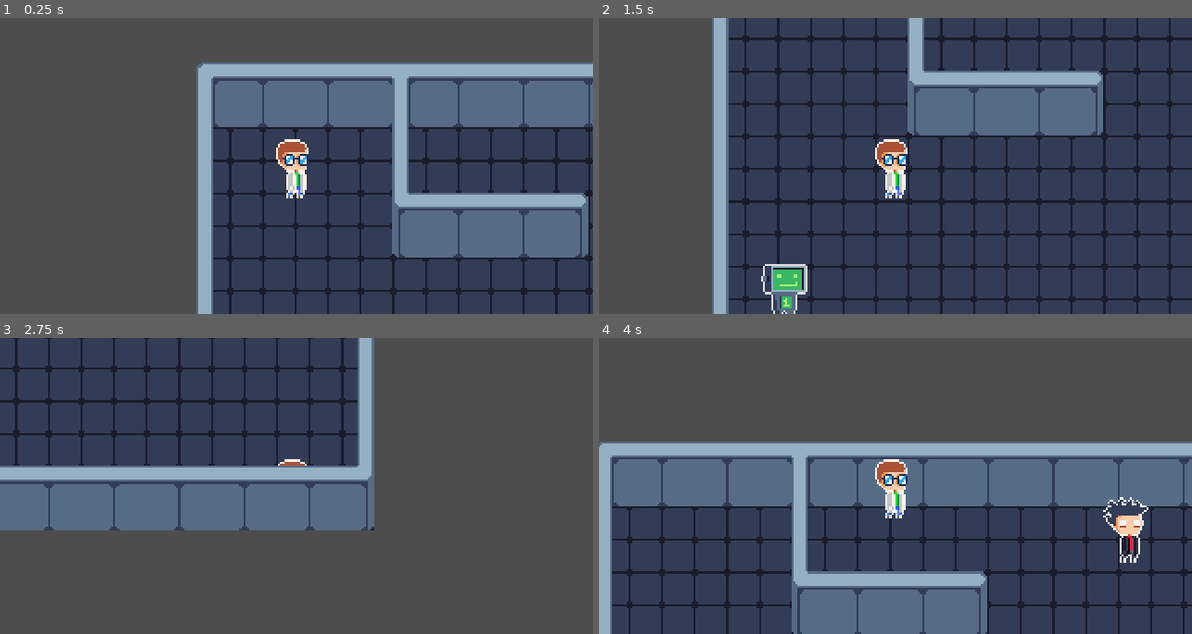
Above: before the commit, frames 1-4 (two rows, left to right).
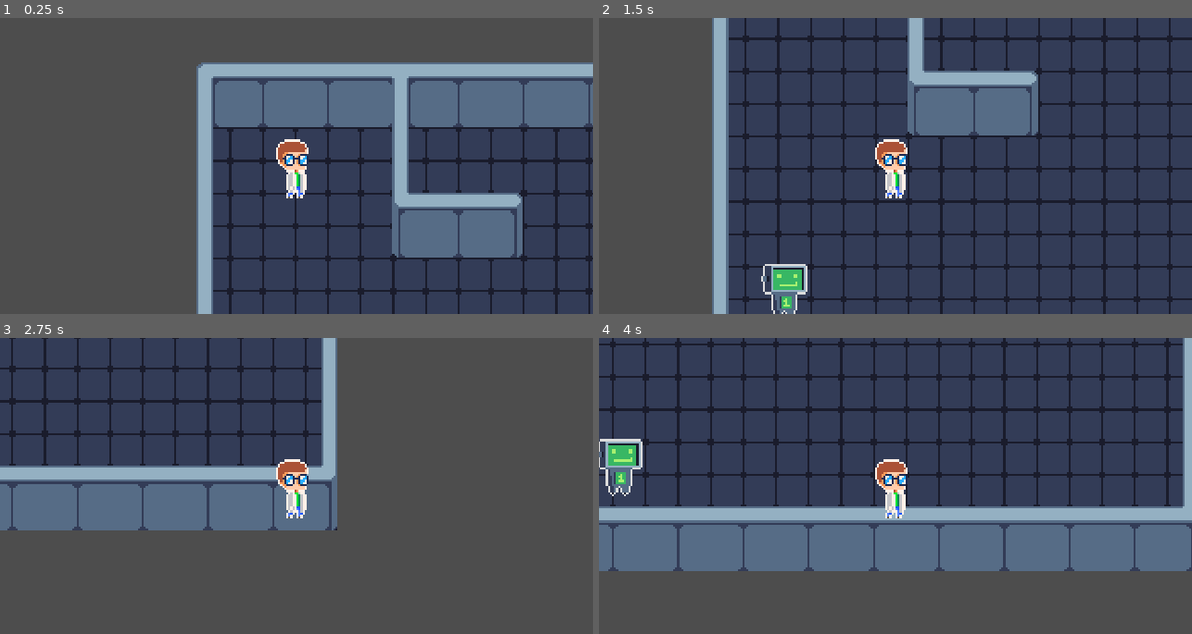
Above: after the commit, the same moments.

Repository: Matheuspimentell/Math-Hero
Game: Godot game, scene res://levels/001_test_level/test_level.tscn
The game is run twice, just before and just after one commit, with the same random seed, the same clock (stepped at 60 frames per second) and the same inputs. The project has no main scene, so this scene is started directly.
Inputs:
- Up to frame 1 (0.25 s): no input
- Up to frame 2 (1.5 s): tap Enter at 0.5 s; hold D (move_right) 0.53-1.28 s; tap Space at 1.25 s; hold S (move_down) from 1.28 s (still down)
- Up to frame 3 (2.75 s): release S (move_down) at 2.03 s; hold D (move_right) from 2.03 s (still down)
- Up to frame 4 (4 s): release D (move_right) at 2.78 s; hold W (move_up) 2.78-3.53 s; hold A (move_left) from 3.53 s (still down)

The runs differ from the first frame. In frame 1, 2.4% of the frame differs, in the area x 86-100%, y 59-81%; in frame 2, 2.4%; in frame 3, 10%; in frame 4, 96%, in the area x 0-100%, y 0-100%.

Commit message:
Trying to use Y sort enabled in godot 4 to fix layer sorting in game

Diff:
--- a/levels/001_test_level/test_level.tscn
+++ b/levels/001_test_level/test_level.tscn
@@ -6,18 +6,22 @@
 [ext_resource type="PackedScene" uid="uid://ct042rnl8vek3" path="res://objects/npcs/hostile/hostile_scientist.tscn" id="4_ptche"]
 
 [node name="Level" type="Node2D"]
-z_index = 2
+z_index = 1
+y_sort_enabled = true
 
 [node name="map" parent="." instance=ExtResource("2_kjnoj")]
 
 [node name="player" parent="." instance=ExtResource("2_1qiun")]
-z_index = 2
+z_index = 1
+y_sort_enabled = true
 position = Vector2(49, 51)
 
 [node name="npc" parent="." instance=ExtResource("3_xixy1")]
 z_index = 2
+y_sort_enabled = true
 position = Vector2(36, 171)
 
 [node name="enemy" parent="." instance=ExtResource("4_ptche")]
 z_index = 2
+y_sort_enabled = true
 position = Vector2(262, 161)
--- a/media/art/TileSet/Test TileSet/tile_map.tres
+++ b/media/art/TileSet/Test TileSet/tile_map.tres
@@ -8,39 +8,39 @@
 4:0/0 = 0
 4:0/0/physics_layer_0/linear_velocity = Vector2(0, 0)
 4:0/0/physics_layer_0/angular_velocity = 0.0
-4:0/0/physics_layer_0/polygon_0/points = PackedVector2Array(-7.42462, 16, 16, 16, 16, 8.17511, -8.37353, 8.17511, -8.37353, -16, -16, -16, -16, 16)
+4:0/0/physics_layer_0/polygon_0/points = PackedVector2Array(16, 16, 16, 9.14806, -16, 9.14806, -16, 16)
 5:0/0 = 0
 5:0/0/physics_layer_0/linear_velocity = Vector2(0, 0)
 5:0/0/physics_layer_0/angular_velocity = 0.0
-5:0/0/physics_layer_0/polygon_0/points = PackedVector2Array(-16, 8.39999, 16, 8.39999, 16, 16, -16, 16)
+5:0/0/physics_layer_0/polygon_0/points = PackedVector2Array(-16, 9.39999, 16, 9.32341, 16, 16, -16, 16)
 6:0/0 = 0
 6:0/0/physics_layer_0/linear_velocity = Vector2(0, 0)
 6:0/0/physics_layer_0/angular_velocity = 0.0
-6:0/0/physics_layer_0/polygon_0/points = PackedVector2Array(16, 16, 16, -16, 8.22501, -16, 8.22501, 8.39999, -16, 8.39999, -16, 16)
+6:0/0/physics_layer_0/polygon_0/points = PackedVector2Array(16, 16, 16, 9.40451, -16, 9.40451, -16, 16)
 7:0/0 = 0
 7:0/0/physics_layer_0/linear_velocity = Vector2(0, 0)
 7:0/0/physics_layer_0/angular_velocity = 0.0
-7:0/0/physics_layer_0/polygon_0/points = PackedVector2Array(7.03572, 7.9903, 7.03572, -16, 16, -16, 16, 16, -16, 16, -16, 7.9903)
+7:0/0/physics_layer_0/polygon_0/points = PackedVector2Array(16, 9.00843, 16, 16, -16, 16, -16, 9.00843)
 8:0/0 = 0
 8:0/0/physics_layer_0/linear_velocity = Vector2(0, 0)
 8:0/0/physics_layer_0/angular_velocity = 0.0
-8:0/0/physics_layer_0/polygon_0/points = PackedVector2Array(16, 16, 16, -16, 7.84302, -16, 7.84302, 7.7485, -16, 7.7485, -16, 16)
+8:0/0/physics_layer_0/polygon_0/points = PackedVector2Array(16, 16, 16, 9.40451, -16, 9.40451, -16, 16)
 4:1/0 = 0
 4:1/0/physics_layer_0/linear_velocity = Vector2(0, 0)
 4:1/0/physics_layer_0/angular_velocity = 0.0
-4:1/0/physics_layer_0/polygon_0/points = PackedVector2Array(-16, 16, 16, 16, 16, 7.24784, -7.42462, 7.24784, -7.42462, -16, -16, -16)
+4:1/0/physics_layer_0/polygon_0/points = PackedVector2Array(-16, 16, 16, 16, 16, 5.85863, -16, 5.85863)
 6:1/0 = 0
 6:1/0/physics_layer_0/linear_velocity = Vector2(0, 0)
 6:1/0/physics_layer_0/angular_velocity = 0.0
-6:1/0/physics_layer_0/polygon_0/points = PackedVector2Array(-16, 16, 16, 16, 16, -16, 6.36396, -16, 6.36396, 8.66206, -16, 8.66206, -16, 16)
+6:1/0/physics_layer_0/polygon_0/points = PackedVector2Array(-16, 16, 16, 16, 16, 9.75806, -16, 9.75806, -16, 16)
 7:1/0 = 0
 7:1/0/physics_layer_0/linear_velocity = Vector2(0, 0)
 7:1/0/physics_layer_0/angular_velocity = 0.0
-7:1/0/physics_layer_0/polygon_0/points = PackedVector2Array(7.77818, 16, 16, 16, 16, -16, 7.42462, -16)
+7:1/0/physics_layer_0/polygon_0/points = PackedVector2Array(16, -6.35001, 16, -16, 7.93728, -16, 7.93728, -6.43468)
 8:1/0 = 0
 8:1/0/physics_layer_0/linear_velocity = Vector2(0, 0)
 8:1/0/physics_layer_0/angular_velocity = 0.0
-8:1/0/physics_layer_0/polygon_0/points = PackedVector2Array(16, 16, 16, -16, 7.77818, -16, 7.77818, 16)
+8:1/0/physics_layer_0/polygon_0/points = PackedVector2Array(16, 0.649994, 16, -16, 7.77818, -16, 7.72501, 0.649994)
 9:1/0 = 0
 9:1/0/physics_layer_0/linear_velocity = Vector2(0, 0)
 9:1/0/physics_layer_0/angular_velocity = 0.0
@@ -60,11 +60,11 @@
 4:2/0 = 0
 4:2/0/physics_layer_0/linear_velocity = Vector2(0, 0)
 4:2/0/physics_layer_0/angular_velocity = 0.0
-4:2/0/physics_layer_0/polygon_0/points = PackedVector2Array(-16, 16, 16, 16, 16, 6.54074, -16, 6.62252)
+4:2/0/physics_layer_0/polygon_0/points = PackedVector2Array(-16, 16, 16, 16, 16, 8.69345, -16, 8.69345)
 6:2/0 = 0
 6:2/0/physics_layer_0/linear_velocity = Vector2(0, 0)
 6:2/0/physics_layer_0/angular_velocity = 0.0
-6:2/0/physics_layer_0/polygon_0/points = PackedVector2Array(-16, 16, 16, 16, 16, 9.14806, -16, 9.01561)
+6:2/0/physics_layer_0/polygon_0/points = PackedVector2Array(-16, 16, 16, 16, 16, 10.2684, -16, 10.2684)
 9:2/0 = 0
 9:2/0/physics_layer_0/linear_velocity = Vector2(0, 0)
 9:2/0/physics_layer_0/angular_velocity = 0.0
@@ -78,7 +78,7 @@
 9:3/0 = 0
 9:3/0/physics_layer_0/linear_velocity = Vector2(0, 0)
 9:3/0/physics_layer_0/angular_velocity = 0.0
-9:3/0/physics_layer_0/polygon_0/points = PackedVector2Array(7.77818, 16, 7.77818, -16, 16, -16, 16, 16)
+9:3/0/physics_layer_0/polygon_0/points = PackedVector2Array(7.72501, -1.10001, 7.77818, -16, 16, -16, 16, -1.10001)
 12:3/0 = 0
 12:3/0/physics_layer_0/linear_velocity = Vector2(0, 0)
 12:3/0/physics_layer_0/angular_velocity = 0.0
@@ -100,11 +100,11 @@
 9:4/0 = 0
 9:4/0/physics_layer_0/linear_velocity = Vector2(0, 0)
 9:4/0/physics_layer_0/angular_velocity = 0.0
-9:4/0/physics_layer_0/polygon_0/points = PackedVector2Array(16, -16, 16, 16, 7.77818, 16, 7.77818, -16, 16, -16)
+9:4/0/physics_layer_0/polygon_0/points = PackedVector2Array(16, 16, 8.11406, 16, 8.11406, 4.52548, 16, 4.39999)
 9:5/0 = 0
 9:5/0/physics_layer_0/linear_velocity = Vector2(0, 0)
 9:5/0/physics_layer_0/angular_velocity = 0.0
-9:5/0/physics_layer_0/polygon_0/points = PackedVector2Array(16, 16, 16, -16, 7.54856, -16, 7.54856, 8.30621, -16, 8.30621, -16, 16)
+9:5/0/physics_layer_0/polygon_0/points = PackedVector2Array(16, 16, 16, -16, 7.97501, -16, 7.97501, 8.64999, -16, 8.58683, -16, 16)
 12:5/0 = 0
 12:5/0/physics_layer_0/linear_velocity = Vector2(0, 0)
 12:5/0/physics_layer_0/angular_velocity = 0.0
@@ -138,7 +138,7 @@
 2:9/0 = 0
 2:9/0/physics_layer_0/linear_velocity = Vector2(0, 0)
 2:9/0/physics_layer_0/angular_velocity = 0.0
-2:9/0/physics_layer_0/polygon_0/points = PackedVector2Array(-16, 9.70062, -8.04334, 9.70062, -8.04334, 16, -16, 16)
+2:9/0/physics_layer_0/polygon_0/points = PackedVector2Array(-16, 9.89999, -8.04614, 9.88157, -8.04334, 16, -16, 16)
 2:10/0 = 0
 2:10/0/physics_layer_0/linear_velocity = Vector2(0, 0)
 2:10/0/physics_layer_0/angular_velocity = 0.0
@@ -146,7 +146,7 @@
 3:10/0 = 0
 3:10/0/physics_layer_0/linear_velocity = Vector2(0, 0)
 3:10/0/physics_layer_0/angular_velocity = 0.0
-3:10/0/physics_layer_0/polygon_0/points = PackedVector2Array(16, 16, -16, 16, -16, -16, -8.13173, -16, -7.77817, 10.0763, 16, 10.0763)
+3:10/0/physics_layer_0/polygon_0/points = PackedVector2Array(16, 16, -16, 16, -16, -16, -8.13173, -16, -8.26308, 10.1562, 16, 10.0763)
 18:10/0 = 0
 18:10/0/physics_layer_0/linear_velocity = Vector2(0, 0)
 18:10/0/physics_layer_0/angular_velocity = 0.0
@@ -272,7 +272,7 @@
 6:9/0 = 0
 6:9/0/physics_layer_0/linear_velocity = Vector2(0, 0)
 6:9/0/physics_layer_0/angular_velocity = 0.0
-6:9/0/physics_layer_0/polygon_0/points = PackedVector2Array(16, 8.0256, -16, 8.14999, -16, 16, 16, 16)
+6:9/0/physics_layer_0/polygon_0/points = PackedVector2Array(16, 8.14999, -16, 8.14999, -16, 16, 16, 16)
 6:8/0 = 0
 6:8/0/physics_layer_0/linear_velocity = Vector2(0, 0)
 6:8/0/physics_layer_0/angular_velocity = 0.0
@@ -296,7 +296,7 @@
 1:7/0 = 0
 1:7/0/physics_layer_0/linear_velocity = Vector2(0, 0)
 1:7/0/physics_layer_0/angular_velocity = 0.0
-1:7/0/physics_layer_0/polygon_0/points = PackedVector2Array(-16, 16, 16, 16, 16, 7.18375, -16, 7.18375)
+1:7/0/physics_layer_0/polygon_0/points = PackedVector2Array(-16, 16, 16, 16, 16, 7.18375, -8.27499, 7.39999, -8.27499, -16, -16, -16)
 0:7/0 = 0
 0:7/0/physics_layer_0/linear_velocity = Vector2(0, 0)
 0:7/0/physics_layer_0/angular_velocity = 0.0
@@ -304,23 +304,23 @@
 1:6/0 = 0
 1:6/0/physics_layer_0/linear_velocity = Vector2(0, 0)
 1:6/0/physics_layer_0/angular_velocity = 0.0
-1:6/0/physics_layer_0/polygon_0/points = PackedVector2Array(-16, 16, -16, -16, -6.96106, -16, -6.96106, 8.69345, 16, 8.69345, 16, 16)
+1:6/0/physics_layer_0/polygon_0/points = PackedVector2Array(-16, 16, -16, -16, -7.52499, -16, -7.52499, 8.64999, 16, 8.69345, 16, 16)
 1:5/0 = 0
 1:5/0/physics_layer_0/linear_velocity = Vector2(0, 0)
 1:5/0/physics_layer_0/angular_velocity = 0.0
-1:5/0/physics_layer_0/polygon_0/points = PackedVector2Array(-16, 16, -16, -16, -7.52499, -16, -7.52499, 8.64999, 16, 8.64999, 16, 16)
+1:5/0/physics_layer_0/polygon_0/points = PackedVector2Array(-16, 16, -16, 8.64999, 16, 8.64999, 16, 16)
 0:5/0 = 0
 0:5/0/physics_layer_0/linear_velocity = Vector2(0, 0)
 0:5/0/physics_layer_0/angular_velocity = 0.0
-0:5/0/physics_layer_0/polygon_0/points = PackedVector2Array(-16, 16, -16, 6.90313, 16, 6.90313, 16, 16)
+0:5/0/physics_layer_0/polygon_0/points = PackedVector2Array(-16, 16, -16, 8.37847, 16, 8.37847, 16, 16)
 1:4/0 = 0
 1:4/0/physics_layer_0/linear_velocity = Vector2(0, 0)
 1:4/0/physics_layer_0/angular_velocity = 0.0
-1:4/0/physics_layer_0/polygon_0/points = PackedVector2Array(-16, 16, -16, -16, -8.30851, -16, -7.95495, 16)
+1:4/0/physics_layer_0/polygon_0/points = PackedVector2Array(-16, 16, -16, 1.14999, -8.02499, 1.14999, -7.95495, 16)
 1:3/0 = 0
 1:3/0/physics_layer_0/linear_velocity = Vector2(0, 0)
 1:3/0/physics_layer_0/angular_velocity = 0.0
-1:3/0/physics_layer_0/polygon_0/points = PackedVector2Array(-16, -16, -16, 16, -7.95495, 16, -7.95495, -16)
+1:3/0/physics_layer_0/polygon_0/points = PackedVector2Array(-16, -16, -16, -3.35001, -8.02499, -3.35001, -7.95495, -16)
 1:2/0 = 0
 1:2/0/physics_layer_0/linear_velocity = Vector2(0, 0)
 1:2/0/physics_layer_0/angular_velocity = 0.0
@@ -332,7 +332,7 @@
 2:1/0 = 0
 2:1/0/physics_layer_0/linear_velocity = Vector2(0, 0)
 2:1/0/physics_layer_0/angular_velocity = 0.0
-2:1/0/physics_layer_0/polygon_0/points = PackedVector2Array(-16, 16, -16, -16, -7.07107, -16, -7.04344, 16)
+2:1/0/physics_layer_0/polygon_0/points = PackedVector2Array(-16, -0.600006, -16, -16, -7.79585, -16, -7.79585, -0.601046)
 2:0/0 = 0
 2:0/0/physics_layer_0/linear_velocity = Vector2(0, 0)
 2:0/0/physics_layer_0/angular_velocity = 0.0
@@ -344,7 +344,7 @@
 3:1/0 = 0
 3:1/0/physics_layer_0/linear_velocity = Vector2(0, 0)
 3:1/0/physics_layer_0/angular_velocity = 0.0
-3:1/0/physics_layer_0/polygon_0/points = PackedVector2Array(-16, 16, -8.13173, 16, -8.13173, -16, -16, -16)
+3:1/0/physics_layer_0/polygon_0/points = PackedVector2Array(-16, -5.85001, -8.27499, -5.85001, -8.13173, -16, -16, -16)
 9:6/0 = 0
 9:6/0/physics_layer_0/linear_velocity = Vector2(0, 0)
 9:6/0/physics_layer_0/angular_velocity = 0.0
@@ -645,7 +645,7 @@
 7:9/0 = 0
 7:9/0/physics_layer_0/linear_velocity = Vector2(0, 0)
 7:9/0/physics_layer_0/angular_velocity = 0.0
-7:9/0/physics_layer_0/polygon_0/points = PackedVector2Array(7.77818, -16, 8.13173, 16, 16, 16, 16, -16)
+7:9/0/physics_layer_0/polygon_0/points = PackedVector2Array(7.7029, 5.69649, 7.72501, 16, 16, 16, 16, 5.69649)
 12:6/0 = 0
 12:6/0/physics_layer_0/linear_velocity = Vector2(0, 0)
 12:6/0/physics_layer_0/angular_velocity = 0.0
@@ -658,6 +658,7 @@
 14:7/0 = 0
 14:7/0/physics_layer_0/linear_velocity = Vector2(0, 0)
 14:7/0/physics_layer_0/angular_velocity = 0.0
+14:7/0/physics_layer_0/polygon_0/points = PackedVector2Array(-16, 8.37847, -16, 16, 16, 16, 16, 8.37847)
 14:5/0 = 0
 14:5/0/physics_layer_0/linear_velocity = Vector2(0, 0)
 14:5/0/physics_layer_0/angular_velocity = 0.0
--- a/scenes/levels/test_map.tscn
+++ b/scenes/levels/test_map.tscn
@@ -9,17 +9,10 @@
 format = 2
 layer_0/name = "Floor"
 layer_0/tile_data = PackedInt32Array(65536, 2162851, 1, 131072, 2162851, 1, 65537, 2162851, 1, 131073, 2162851, 1, 6553 …(1107 unchanged characters)…
-layer_1/name = "Upper Walls"
+layer_1/name = "Walls"
 layer_1/enabled = true
 layer_1/modulate = Color(1, 1, 1, 1)
 layer_1/y_sort_enabled = false
 layer_1/y_sort_origin = 0
 layer_1/z_index = 1
-layer_1/tile_data = PackedInt32Array(131081, 589987, 2, 6554 …(163 unchanged characters)… , 65699, 2, 65536, 65699, 2, 0, 65699, 1)
-layer_2/name = "Lower walls"
-layer_2/enabled = true
-layer_2/modulate = Color(1, 1, 1, 1)
-layer_2/y_sort_enabled = false
-layer_2/y_sort_origin = 0
-layer_2/z_index = 3
-layer_2/tile_data = PackedInt32Array(262144, 65699, 2, 327680, 65699, 8, 393216, 65699, 9, 327689, 589987, 8, 393225, 589987, 9, 262153, 589987, 2, 393217, 327843, 10, 393218, 327843, 10, 393219, 327843, 10, 393220, 327843, 10, 393221, 327843, 10, 393222, 327843, 10, 393223, 327843, 10, 393224, 327843, 10, 196608, 65699, 2, 196617, 589987, 2, 131075, 131235, 10, 131076, 327843, 10, 131077, 917667, 7)
+layer_1/tile_data = PackedInt32Array(131081, 589987, 2, 6554 …(163 unchanged characters)… , 65699, 2, 65536, 65699, 2, 0, 65699, 1, 196608, 65699, 2, 262144, 65699, 2, 327680, 65699, 2, 196617, 589987, 2, 262153, 589987, 2, 327689, 589987, 2, 393216, 131235, 10, 393217, 327843, 10, 393218, 327843, 10, 393219, 327843, 10, 393220, 327843, 10, 393221, 327843, 10, 393222, 327843, 10, 393223, 327843, 10, 393224, 327843, 10, 393225, 524451, 10, 131075, 262307, 2, 131076, 917667, 7)
